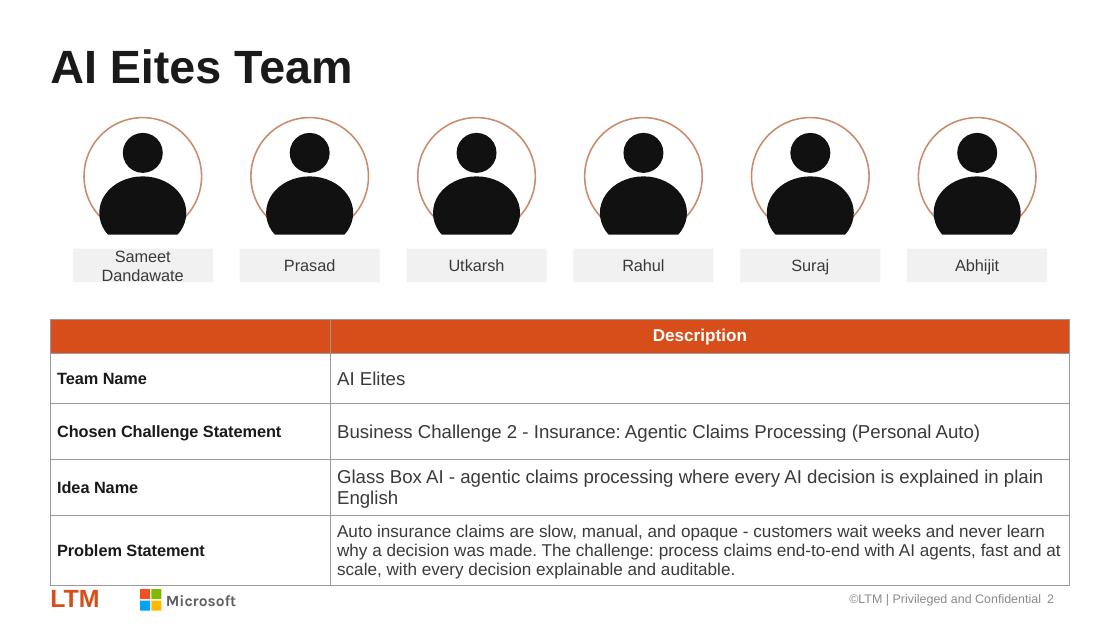
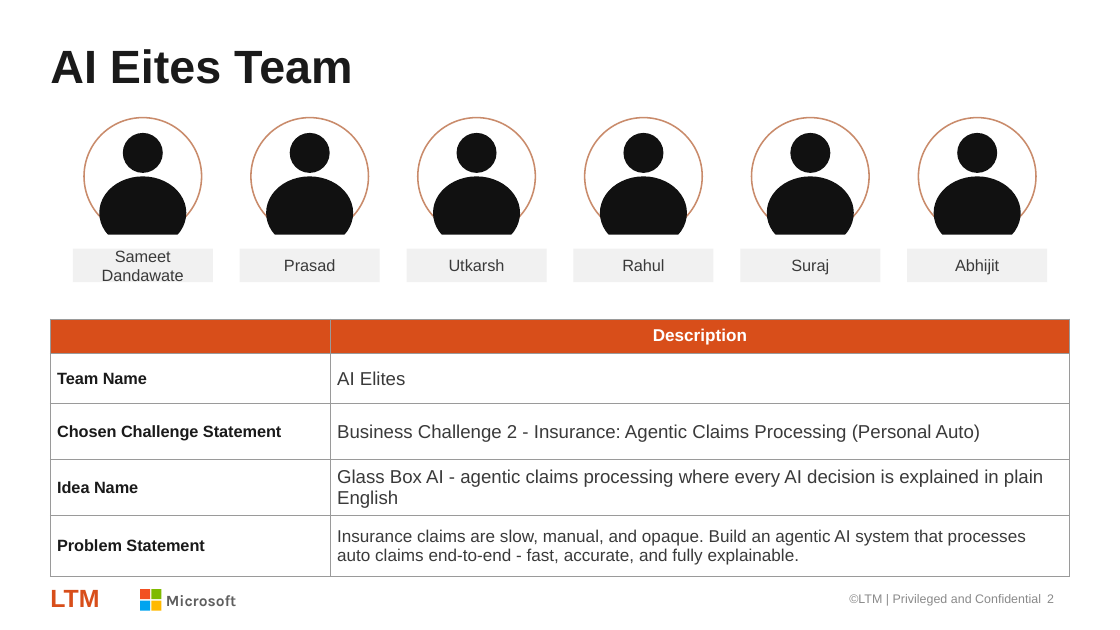
Before and after one commit to Sameet1308/Hack2future, a slide deck: slide 2 of submission/Glass_Box_AI-Submission-Deck.pptx. Drawn at 1120x630 pixels with LibreOffice and Linux fonts; fonts in the diff are those of the drawing. Boxes give left, top, right and bottom in pixels: in the first picture for what was removed or moved away, otherwise in the second. Text is boxed around its words. In the diff, an @@ line names an element or a change of style, - is before the commit and + after.

```diff
--- a/submission/Glass_Box_AI-Submission-Deck.pptx
+++ b/submission/Glass_Box_AI-Submission-Deck.pptx
@@ table at box(50, 319, 1070, 615) @@
-row 5, column 2: Auto insurance claims are slow, manual, and opaque - customers wait weeks and never learn why a decision was made. The challenge: process claims end-to-end with AI agents, fast and at scale, with every decision explainable and auditable.
+row 5, column 2: Insurance claims are slow, manual, and opaque. Build an agentic AI system that processes auto claims end-to-end - fast, accurate, and fully explainable.
```
